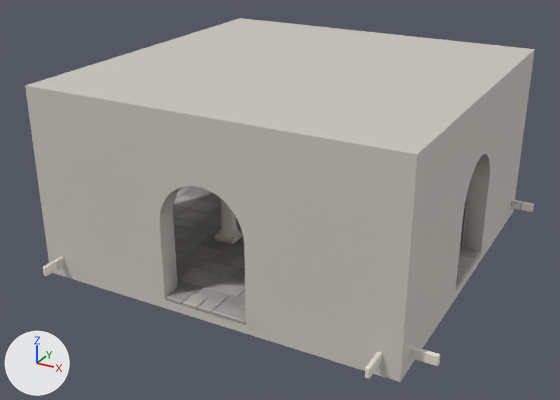
The glTF model assets/models/dungeon/dng_hall.glb, before and after one commit.
Camera for both pictures: a 50 mm camera at (17.19, -27.81, 11.85) aimed at (5.88, -7.25, 1.57). The lights are fixed; the arrows at lower left show +X, +Y and +Z. The older version comes first. Vertices at exactly the same position are counted once.

The first picture shows 'archivolt'.
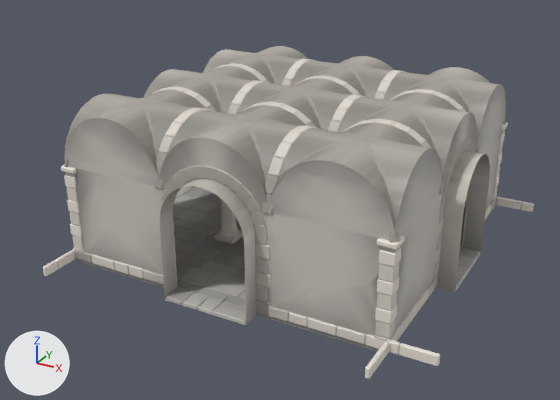
Pixel boxes (x1, y1, x2, y2) of what changed, in the pictures (560 x 400 px):
'archivolt', reshaped (8% shorter)
    before: (25, 18, 535, 382)
    after: (43, 46, 534, 379)
part 1 of me_cube_366, deleted
    before: (25, 18, 535, 382)
part 2 of me_cube_366, edited (looks the same)
    both: (43, 154, 532, 379)

Edits to the bpy script that builds the scene:
```text
Change me_cube_366:
    used by ob_archivolt; location = (0.0, 0.0, 0.0)
    remove me_cube_366.from_pydata(...)  # 24427 vertices, 45791 faces; spans x 0.0..12.79, y -12.79..0.0, z -0.4..5.8
    add me_cube_366.from_pydata(...)  # 22365 vertices, 41522 faces; spans x 0.0..12.79, y -12.79..0.0, z -0.15..5.02
    me_cube_366 part 1: 2062 vertices removed from x 0.0..12.0, y -12.0..0.0, z -0.4..5.8
    me_cube_366 part 2: 14564 kept faces spanning x 0.0..12.79, y -12.79..0.0, z -0.15..5.01 get new vertex colours; the middle colour goes from grey #b8b8b8 to light grey #cecece
```
